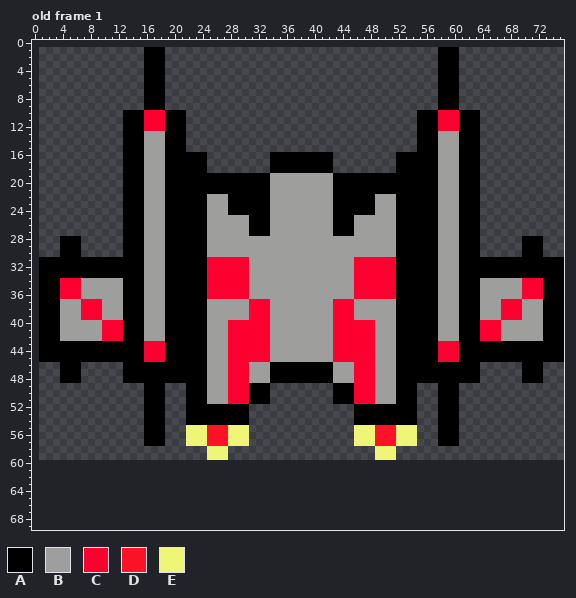
Two versions of one animated GIF sprite, SpaceFight/res/spacecraft.gif. The picture above is the old version.
The file is 75x59 pixels. Colours within 5 levels of each other are drawn and written as one. Shown: old frame 1. The old version is drawn lined up with the new one, on the new canvas. The commit also changed other frames, which this record leaves out.
Palette (. is transparent): A #000000  B #9e9e9d  C #fe002f  D #fe1227  E #eff576
Pixels before, old frame 1 (only the part around the change), first column x 12:
49 ....AAA...AAABBBCCCAAA.........AAACCCBBBAAA...AAA.........
50 ....AAA...AAABBBCCCAAA.........AAACCCBBBAAA...AAA.........
51 ....AAA...AAABBBCCCAAA.........AAACCCBBBAAA...AAA.........
52 ....AAA...AAAAAAAAA...............AAAAAAAAA...AAA.........
53 ....AAA...AAAAAAAAA...............AAAAAAAAA...AAA.........
54 ....AAA...AAAAAAAAA...............AAAAAAAAA...AAA.........
55 ....AAA...EEEDDDEEE...............EEEDDDEEE...AAA.........
56 ....AAA...EEEDDDEEE...............EEEDDDEEE...AAA.........
57 ....AAA...EEEDDDEEE...............EEEDDDEEE...AAA.........
58 .............EEE.....................EEE..................
59 .............EEE.....................EEE..................
60 ..........................................................
61 ..........................................................
62 ..........................................................
63 ..........................................................
64 ..........................................................
65 ..........................................................
66 ..........................................................
67 ..........................................................
68 ..........................................................
69 ..........................................................
And afterwards:
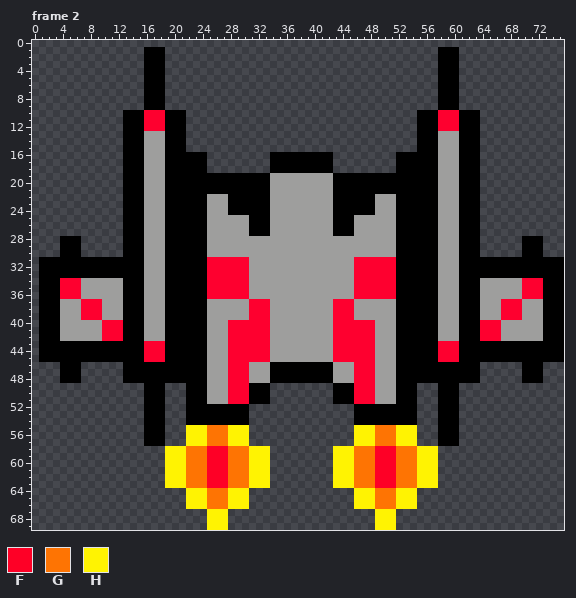
Colours new in this view: F #fe0026  G #fe7403  H #fff302
A new or re-ordered frame is compared with the old frame closest to it.
Change:
canvas 75x59 -> 76x70, the old top-left corner now at 1,1
frames 1 -> 2
Changed rows in their new state; - is an unchanged pixel.
Frame 2 is new; against old frame 1:
first column x 19:
55 ---HHHGGGHHH---------------HHHGGGHHH---
56 ---HHHGGGHHH---------------HHHGGGHHH---
57 ---HHHGGGHHH---------------HHHGGGHHH---
58 HHHGGGFFFGGGHHH---------HHHGGGFFFGGGHHH
59 HHHGGGFFFGGGHHH---------HHHGGGFFFGGGHHH
60 HHHGGGFFFGGGHHH---------HHHGGGFFFGGGHHH
61 HHHGGGFFFGGGHHH---------HHHGGGFFFGGGHHH
62 HHHGGGFFFGGGHHH---------HHHGGGFFFGGGHHH
63 HHHGGGFFFGGGHHH---------HHHGGGFFFGGGHHH
64 ---HHHGGGHHH---------------HHHGGGHHH---
65 ---HHHGGGHHH---------------HHHGGGHHH---
66 ---HHHGGGHHH---------------HHHGGGHHH---
67 ------HHH---------------------HHH------
68 ------HHH---------------------HHH------
69 ------HHH---------------------HHH------
